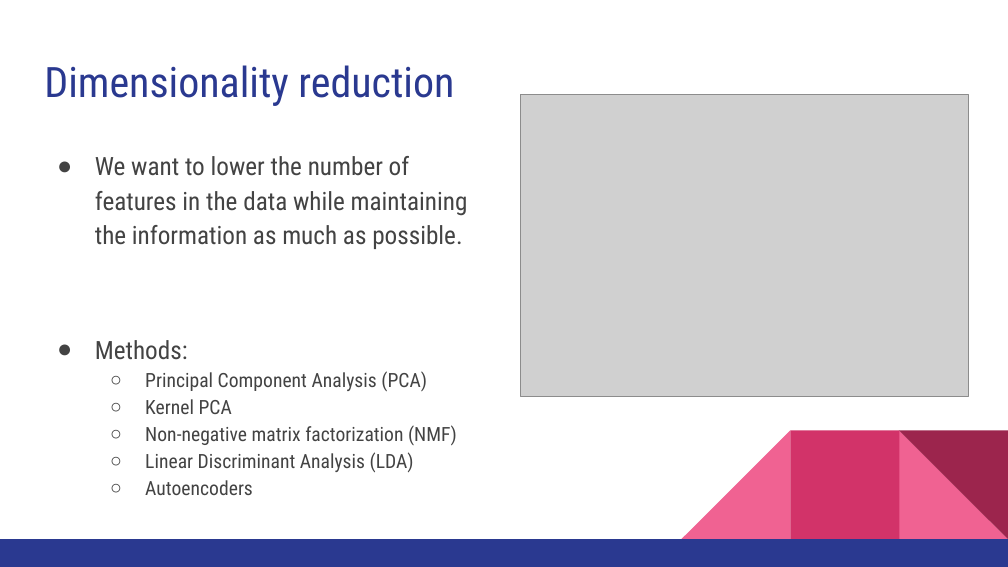
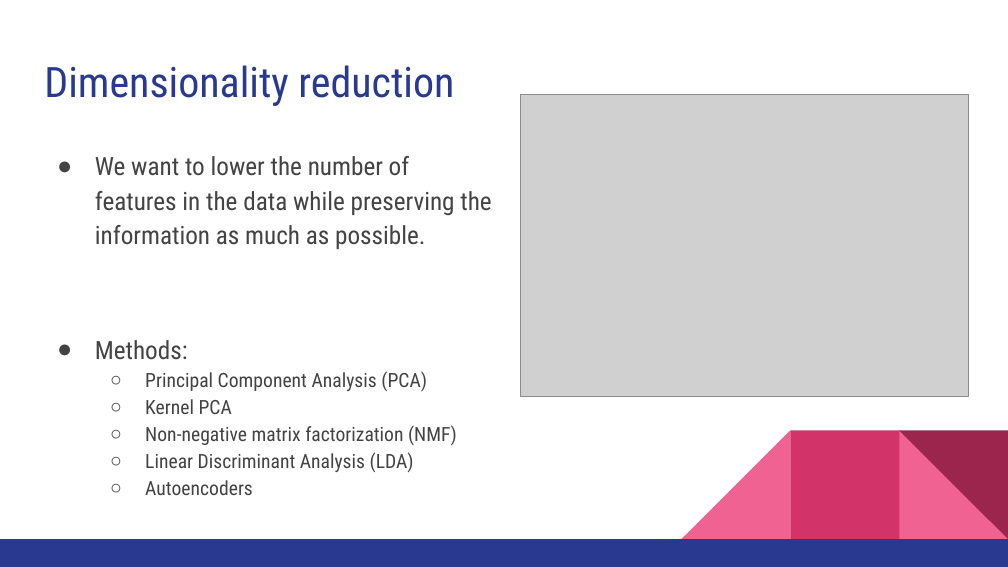
Before and after one commit to pmlg/ResBaz19_Perth, a slide deck: slide 14 of presentations/Introduction to Machine Learning.pptx (slide 12 before the commit). Drawn at 1008x567 pixels with LibreOffice and Linux fonts; fonts in the diff are those of the drawing; grey boxes stand for pictures. Boxes give left, top, right and bottom in pixels: in the first picture for what was removed or moved away, otherwise in the second. Text is boxed around its words. In the diff, an @@ line names an element or a change of style, - is before the commit and + after.

Commit message:
updated presentation

```diff
--- a/presentations/Introduction to Machine Learning.pptx
+++ b/presentations/Introduction to Machine Learning.pptx
@@ text at (95, 156, 491, 249): text changed @@
-● We want to lower the number of features in the data while maintaining the information as much as possible.
+● We want to lower the number of features in the data while preserving the information as much as possible.
```
Also in this commit, not shown: 3 slides added.
